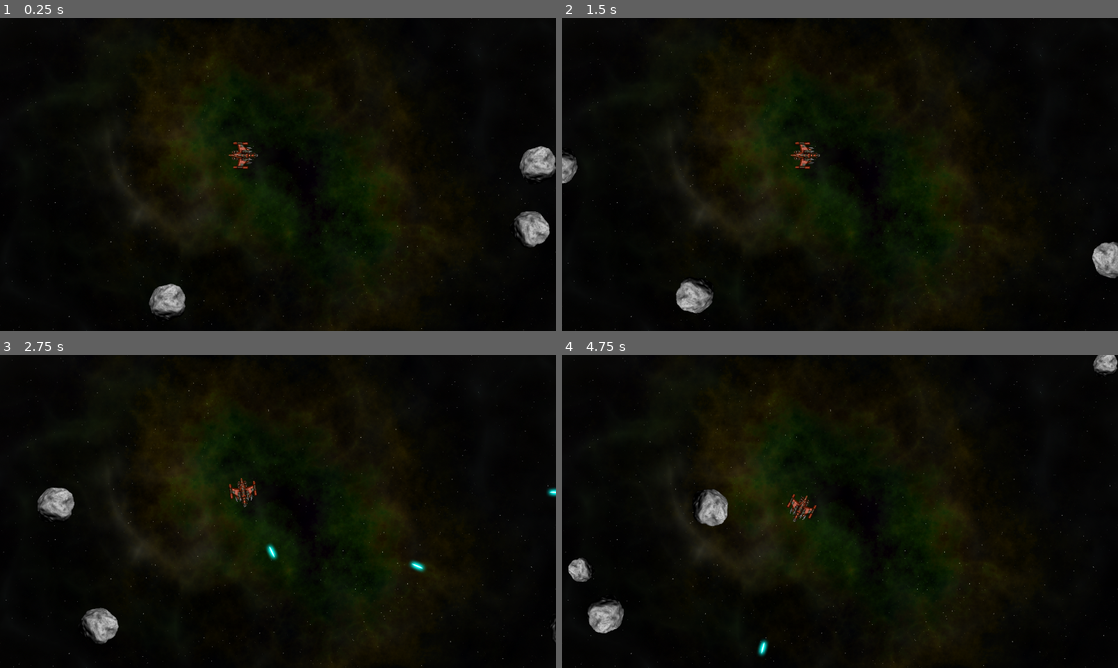
Above: before the commit, frames 1-4 (two rows, left to right).
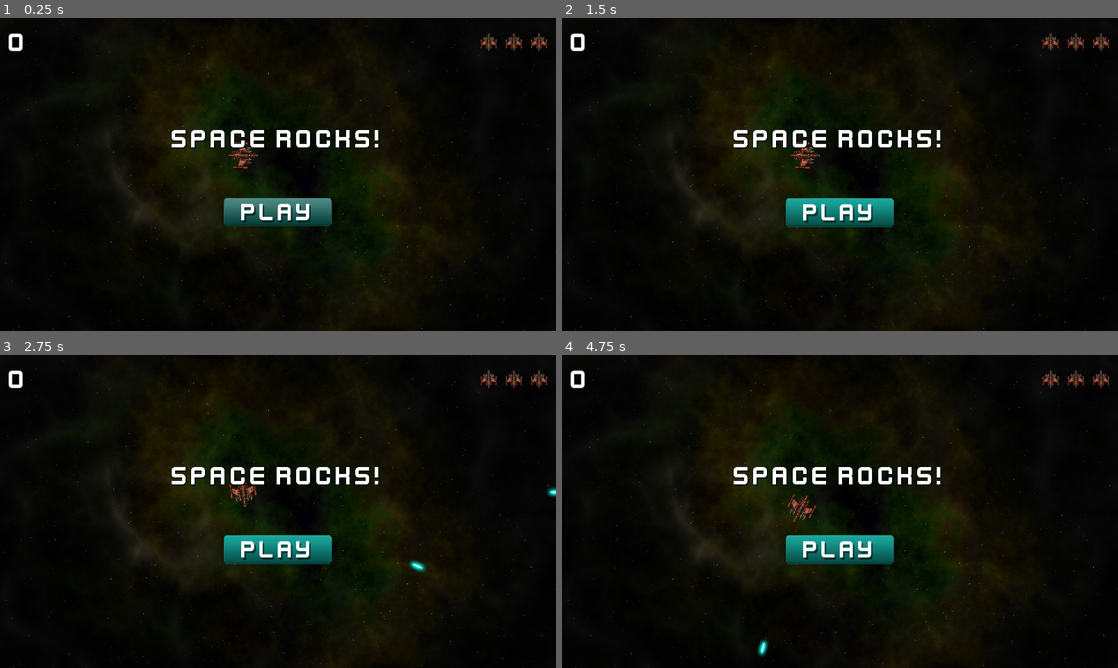
Above: after the commit, the same moments.

Repository: ulfben/space-rocks
Game: Godot game, scene res://main.tscn
Two runs of this game, one before a commit and one after it. Both use one fixed random seed, a clock stepped at 60 frames per second and the inputs below.
Inputs (mouse positions are in pixels of both pictures, inside the frame that each line leads up to):
- Up to frame 1 (0.25 s): no input
- Up to frame 2 (1.5 s): click (840, 212) at 0.52 s; click (840, 212) at 1.27 s
- Up to frame 3 (2.75 s): hold D (rotate_right) from 2.03 s (still down); hold Space (shoot) from 2.03 s (still down)
- Up to frame 4 (4.75 s): release D (rotate_right) at 2.78 s; release Space (shoot) at 2.78 s; hold A (rotate_left) 2.78-3.53 s; tap Space (shoot) at 2.85, 4.35 s; hold D (rotate_right) 3.53-4.28 s; hold Space (shoot) 3.53-4.28 s; hold Up (thrust) from 4.28 s (still down)

The runs differ from the first frame. In frame 1, 4.7% of the frame differs, in the area x 1-100%, y 4-97%; in frame 2, 4.4%; in frame 3, 4.3%; in frame 4, 4.7%, in the area x 1-100%, y 0-89%.
Error after the commit: Cannot call method 'get_children' on a null value. (res://hud.gd:3)

Commit message:
scripting the ui

Diff:
--- /dev/null
+++ b/hud.gd
@@ -0,0 +1,27 @@
+extends CanvasLayer
+signal start_game
+@onready var lives_counter := $MarginContainer/HBoxContainer/LivesCounter.get_children()
+@onready var score_label := $MarginContainer/HBoxContainer/ScoreLabel
+@onready var message := $VBoxContainer/Message
+@onready var start_button := $VBoxContainer/StartButton
+
+func show_message(text):
+	message.text = text
+	message.show()
+	$Timer.start()
+
+func update_score(value):
+	score_label.text = str(value)
+
+func update_lives(value):
+	for item in 3:
+		lives_counter[item].visible = value > item
+
+func game_over():
+	show_message("Game Over")
+	await $Timer.timeout
+	start_button.show()
+
+func _on_timer_timeout() -> void:
+		message.hide()
+		message.text = ""
--- a/hud.tscn
+++ b/hud.tscn
@@ -1,11 +1,13 @@
-[gd_scene load_steps=5 format=3 uid="uid://wxjr30vpxucc"]
+[gd_scene load_steps=6 format=3 uid="uid://wxjr30vpxucc"]
 
 [ext_resource type="FontFile" uid="uid://ctrocjt7m5uyr" path="res://assets/kenvector_future_thin.ttf" id="1_686p8"]
+[ext_resource type="Script" path="res://hud.gd" id="1_vb226"]
 [ext_resource type="Texture2D" uid="uid://swxe0ajj41px" path="res://assets/player_small.png" id="2_7ocw1"]
 [ext_resource type="Texture2D" uid="uid://d05i5bwefkuc5" path="res://assets/play_button.png" id="3_ved4j"]
 [ext_resource type="Texture2D" uid="uid://b1yj5n4oqpat8" path="res://assets/play_button_h.png" id="4_y4dfo"]
 
 [node name="HUD" type="CanvasLayer"]
+script = ExtResource("1_vb226")
 
 [node name="Timer" type="Timer" parent="."]
 wait_time = 2.0
@@ -72,3 +74,5 @@
 size_flags_horizontal = 4
 texture_normal = ExtResource("3_ved4j")
 texture_hover = ExtResource("4_y4dfo")
+
+[connection signal="timeout" from="Timer" to="." method="_on_timer_timeout"]
--- a/main.gd
+++ b/main.gd
@@ -2,10 +2,37 @@
 
 @export var rock_scene : PackedScene
 var screensize = Vector2.ZERO
+var level := 0
+var score := 0
+var playing := false
 
 func _ready():
 	screensize = get_viewport().get_visible_rect().size
-	for i in 3:
+
+func _process(delta):
+	if !playing:
+		return
+	if get_tree().get_nodes_in_group("rocks").size() == 0:
+		next_level()
+
+func new_game():
+	get_tree().call_group("rocks", "queue_free")
+	level = 0
+	score = 0
+	$HUD.update_score(score)
+	$HUD.show_message("Get Ready!")
+	$Player.reset()
+	await $HUD/Timer.timeout
+	playing = true
+
+func game_over():
+	playing = false
+	$HUD.game_over()
+
+func next_level():
+	level += 1
+	$HUD.show_message("Wave %s" % level)
+	for i in level:
 		spawn_rock(3)
 
 func spawn_rock(size, pos=null, vel=null):
--- a/main.tscn
+++ b/main.tscn
@@ -1,9 +1,10 @@
-[gd_scene load_steps=6 format=3 uid="uid://mgf0i64bd1p4"]
+[gd_scene load_steps=7 format=3 uid="uid://mgf0i64bd1p4"]
 
 [ext_resource type="Texture2D" uid="uid://8qckas21n6bq" path="res://assets/space_background.png" id="1_hv178"]
 [ext_resource type="Script" path="res://main.gd" id="1_j1gbf"]
 [ext_resource type="PackedScene" uid="uid://bhyuycdxuetmp" path="res://player.tscn" id="2_lg6yp"]
 [ext_resource type="PackedScene" uid="uid://dhc1sgpt2ijw1" path="res://rock.tscn" id="2_qsqly"]
+[ext_resource type="PackedScene" uid="uid://wxjr30vpxucc" path="res://hud.tscn" id="5_noiia"]
 
 [sub_resource type="Curve2D" id="Curve2D_ndijr"]
 _data = {
@@ -29,3 +30,7 @@
 [node name="RockSpawn" type="PathFollow2D" parent="RockPath"]
 position = Vector2(57, 47)
 rotation = -0.00519026
+
+[node name="HUD" parent="." instance=ExtResource("5_noiia")]
+
+[connection signal="start_game" from="HUD" to="." method="new_game"]
